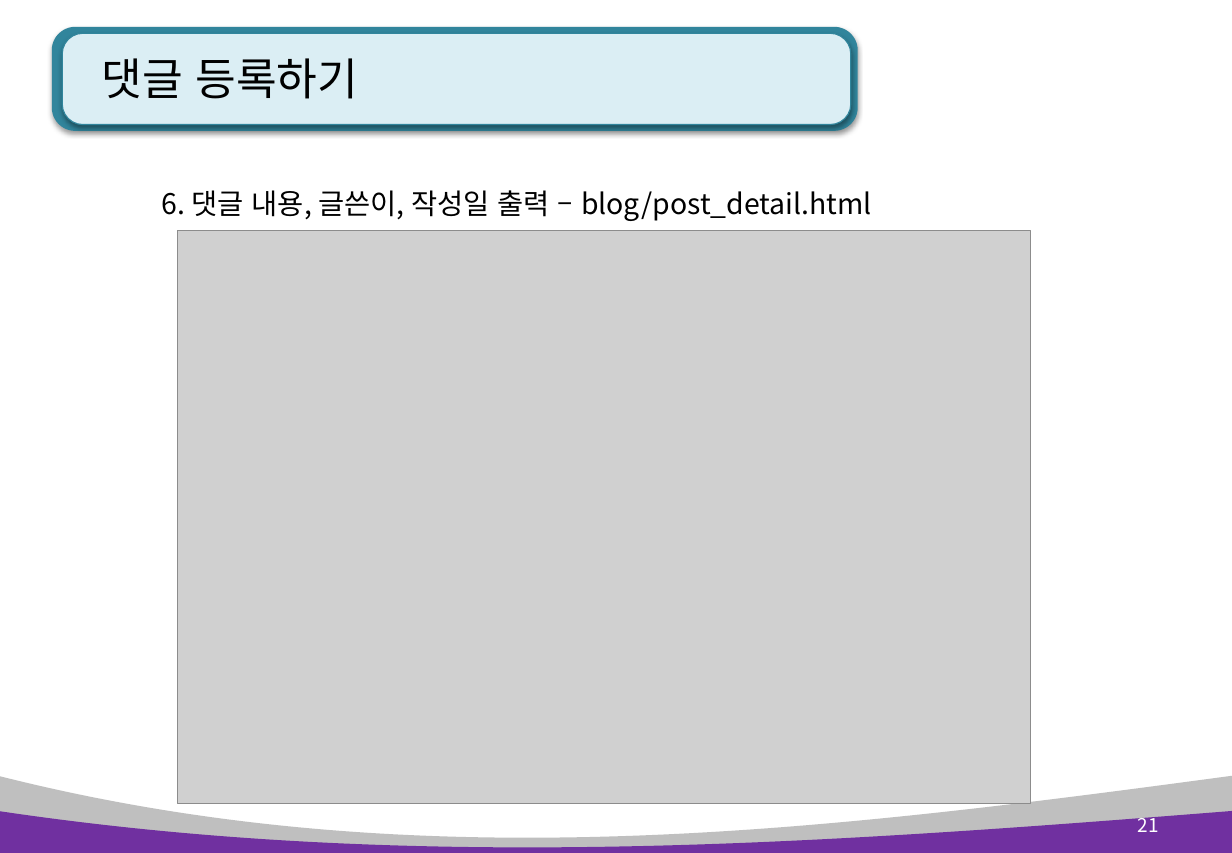
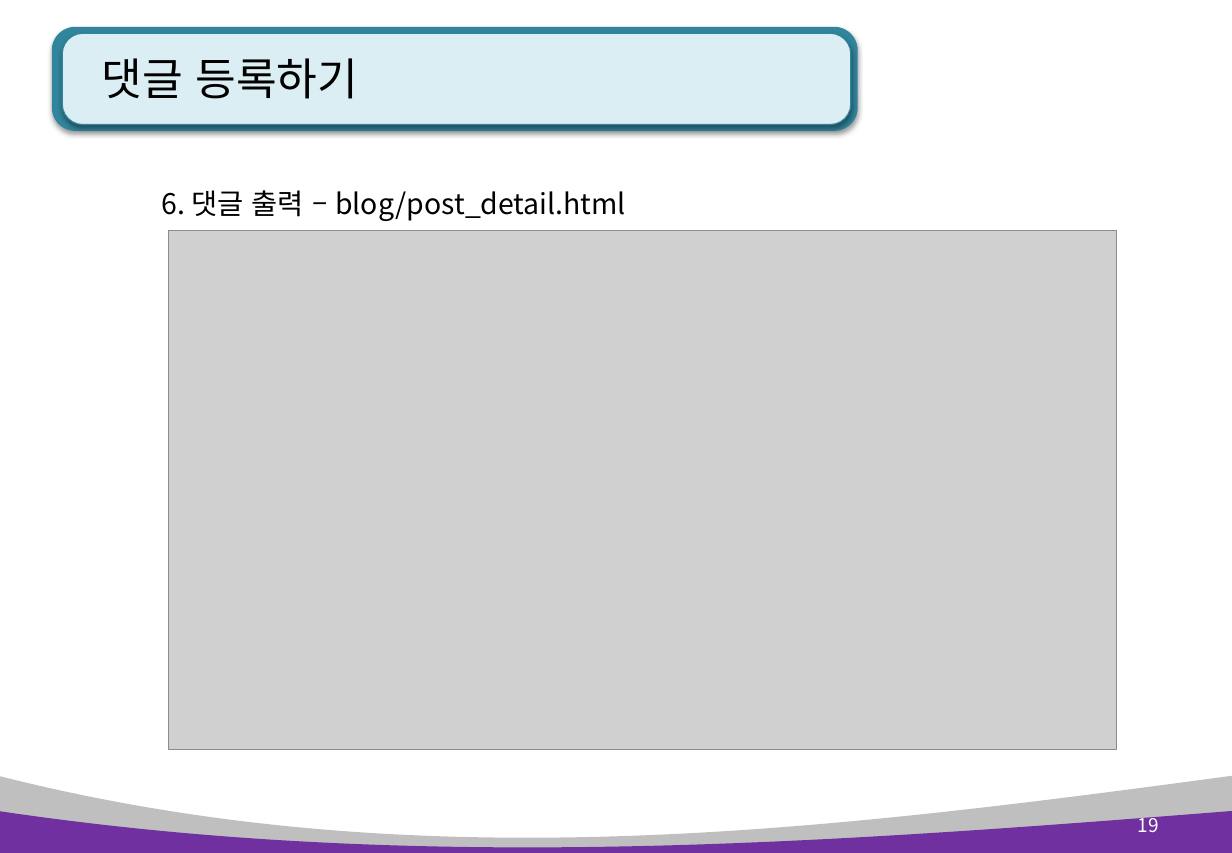
Before and after one commit to kiyongee2/green_project_web, a slide deck: slide 19 of django_ppt/blog_ppt/5장. blog 페이지, 검색 및 댓글.pptx (slide 21 before the commit). Drawn at 1232x853 pixels with LibreOffice and Linux fonts; fonts in the diff are those of the drawing; grey boxes stand for pictures. Boxes give left, top, right and bottom in pixels: in the first picture for what was removed or moved away, otherwise in the second. Text is boxed around its words. In the diff, an @@ line names an element or a change of style, - is before the commit and + after.

```diff
--- a/django_ppt/blog_ppt/5장. blog 페이지, 검색 및 댓글.pptx
+++ b/django_ppt/blog_ppt/5장. blog 페이지, 검색 및 댓글.pptx
@@ text at [161, 190, 626, 221]: text changed @@
-6. 댓글 내용, 글쓴이, 작성일 출력 – blog/post_detail.html
+6. 댓글 출력 – blog/post_detail.html
@@ picture: place and size @@
-picture at [177, 230, 1031, 803]
+picture at [168, 231, 1117, 751]
@@ page number at [1138, 813, 1159, 832]: text changed @@
-21
+19
```
Also in this commit, not shown: 11 other slides changed, 2 slides removed, 9 other files.
